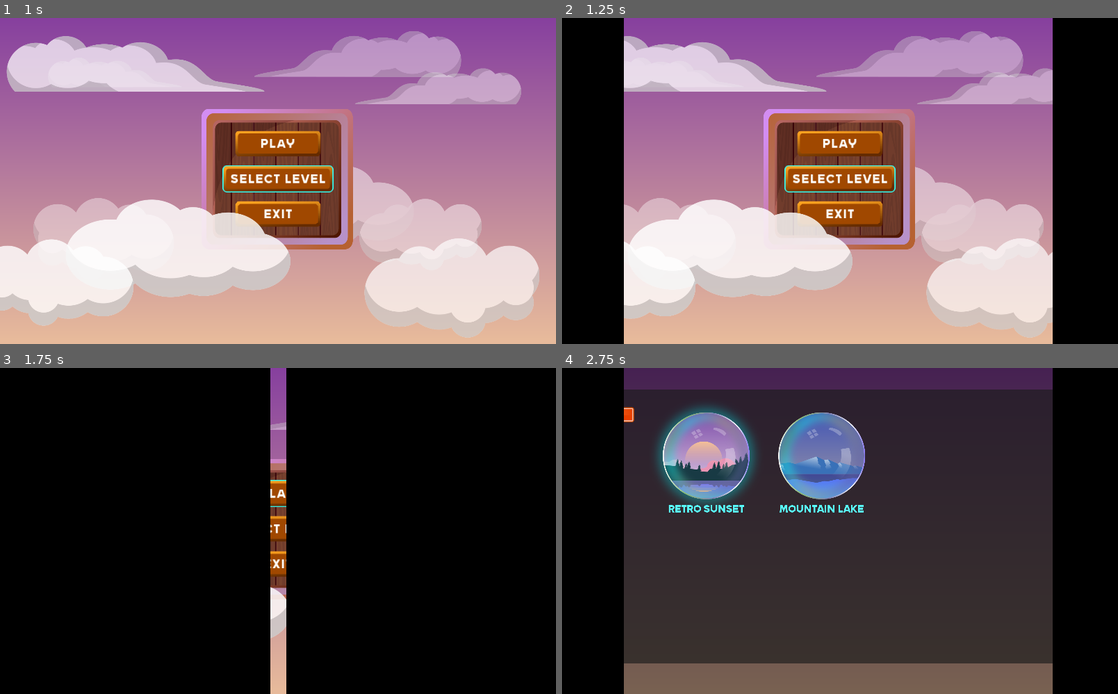
Above: before the commit, frames 1-4 (two rows, left to right).
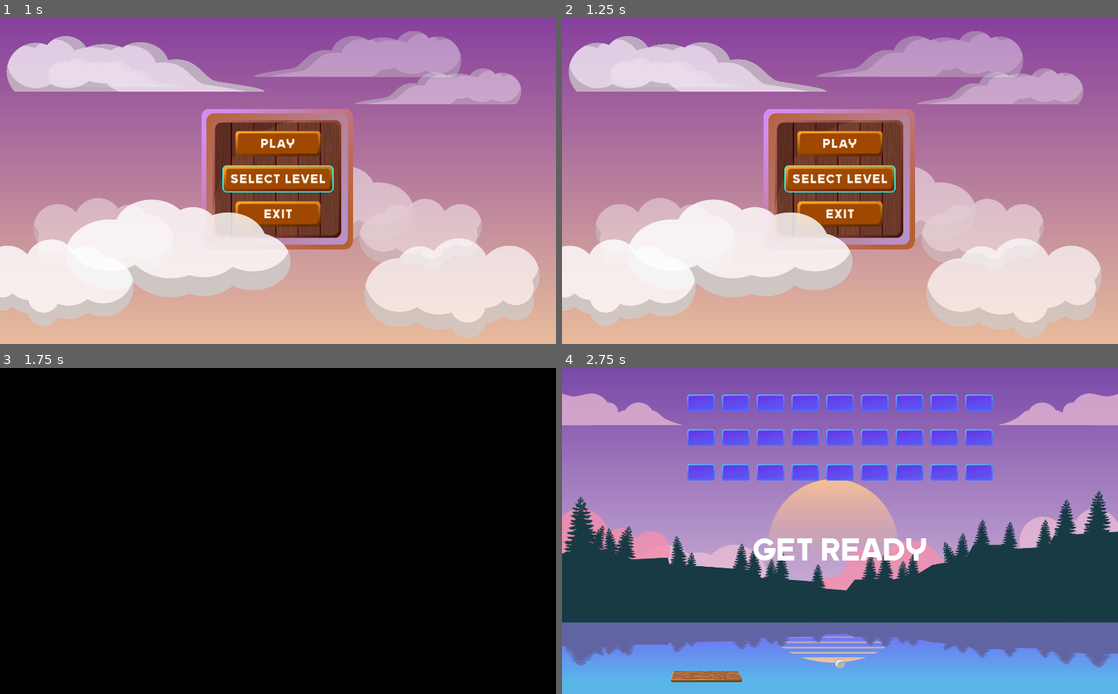
Above: after the commit, the same moments.

Repository: gruntworks/breakout
Game: Godot game, scene res://scenes/MainMenu.tscn
Two runs of this game, one before a commit and one after it. Both use one fixed random seed, a clock stepped at 60 frames per second and the inputs below. Sound files missing from this copy of the repository are replaced by a short silence.
Inputs:
- Up to frame 1 (1 s): click "SELECT LEVEL" at 0.5 s
- Up to frame 2 (1.25 s): no input
- Up to frame 3 (1.75 s): click "PLAY" at 1.25 s
- Up to frame 4 (2.75 s): click "Retro Sunset" at 2 s

Frame 1 is identical in both runs. In frame 2, 23% of the frame differs, in the area x 0-100%, y 0-100%; in frame 3, 2.9%; in frame 4, 100%.

Commit message:
Changes scenes, transition shader and player movement

Diff:
--- a/scenes/Fade.tscn
+++ b/autoload/Fade.tscn
@@ -1,6 +1,6 @@
 [gd_scene load_steps=5 format=2]
 
-[ext_resource path="res://assets/shaders/masks/transitionSampler.png" type="Texture" id=1]
+[ext_resource path="res://assets/shaders/masks/transitionSampler2.png" type="Texture" id=1]
 [ext_resource path="res://scripts/fade_in.gd" type="Script" id=2]
 [ext_resource path="res://assets/shaders/scene_transition.shader" type="Shader" id=3]
 
--- a/project.godot
+++ b/project.godot
@@ -23,6 +23,7 @@
 
 JUKEBOX="*res://autoload/MusicController.tscn"
 LOADER="*res://autoload/scene_loader.gd"
+FADE="*res://autoload/Fade.tscn"
 
 [display]
 
--- a/scenes/GameMenu.tscn
+++ b/scenes/GameMenu.tscn
@@ -1,8 +1,7 @@
-[gd_scene load_steps=10 format=2]
+[gd_scene load_steps=9 format=2]
 
 [ext_resource path="res://assets/button_background.png" type="Texture" id=1]
 [ext_resource path="res://assets/button_background_hover.png" type="Texture" id=2]
-[ext_resource path="res://scenes/Fade.tscn" type="PackedScene" id=3]
 [ext_resource path="res://assets/Steinberg.ttf" type="DynamicFontData" id=4]
 [ext_resource path="res://scripts/game_over_menu.gd" type="Script" id=5]
 [ext_resource path="res://assets/sound/select_click.wav" type="AudioStream" id=6]
@@ -189,8 +188,6 @@
 custom_colors/font_outline_modulate = Color( 0.388235, 0.945098, 1, 1 )
 text = "LEVEL CLEARED"
 
-[node name="Fade" parent="." instance=ExtResource( 3 )]
-
 [node name="ButtonHoverAudio" type="AudioStreamPlayer" parent="."]
 pause_mode = 2
 stream = ExtResource( 7 )
--- a/scenes/LevelSelect.tscn
+++ b/scenes/LevelSelect.tscn
@@ -11,7 +11,6 @@
 [ext_resource path="res://scripts/level_select.gd" type="Script" id=9]
 [ext_resource path="res://assets/sound/retro_hover.wav" type="AudioStream" id=10]
 [ext_resource path="res://assets/sound/select_click.wav" type="AudioStream" id=11]
-[ext_resource path="res://scenes/Fade.tscn" type="PackedScene" id=12]
 
 [sub_resource type="DynamicFont" id=1]
 size = 49
@@ -134,8 +133,6 @@
 "_edit_use_anchors_": false
 }
 
-[node name="Fade" parent="." instance=ExtResource( 12 )]
-
 [node name="Audio" type="Node" parent="."]
 
 [node name="ButtonHoverAudio" type="AudioStreamPlayer" parent="Audio"]
@@ -145,5 +142,3 @@
 stream = ExtResource( 11 )
 [connection signal="mouse_entered" from="BackButton" to="." method="_on_BackButton_mouse_entered"]
 [connection signal="pressed" from="BackButton" to="." method="_on_BackButton_pressed"]
-
-[editable path="Fade"]
--- a/scenes/Main.tscn
+++ b/scenes/Main.tscn
@@ -7,7 +7,6 @@
 [ext_resource path="res://assets/sound/brick_hit.wav" type="AudioStream" id=5]
 [ext_resource path="res://scripts/main.gd" type="Script" id=6]
 [ext_resource path="res://assets/sound/wall_hit.wav" type="AudioStream" id=7]
-[ext_resource path="res://scenes/Fade.tscn" type="PackedScene" id=8]
 
 [sub_resource type="DynamicFont" id=1]
 size = 60
@@ -57,8 +56,6 @@
 "_edit_use_anchors_": false
 }
 
-[node name="Fade" parent="." instance=ExtResource( 8 )]
-
 [node name="Audio" type="Node2D" parent="."]
 
 [node name="HitBrick" type="AudioStreamPlayer2D" parent="Audio"]
@@ -68,5 +65,3 @@
 stream = ExtResource( 7 )
 [connection signal="timeout" from="CountdownTimer" to="." method="_on_CountdownTimer_timeout"]
 [connection signal="out_of_screen" from="Ball" to="." method="_on_Ball_out_of_screen"]
-
-[editable path="Fade"]
--- a/scenes/MainMenu.tscn
+++ b/scenes/MainMenu.tscn
@@ -8,7 +8,6 @@
 [ext_resource path="res://assets/Steinberg.ttf" type="DynamicFontData" id=6]
 [ext_resource path="res://assets/button2_background.png" type="Texture" id=7]
 [ext_resource path="res://assets/button2_background_hover.png" type="Texture" id=8]
-[ext_resource path="res://scenes/Fade.tscn" type="PackedScene" id=9]
 [ext_resource path="res://assets/sound/retro_hover.wav" type="AudioStream" id=10]
 [ext_resource path="res://assets/sound/select_click.wav" type="AudioStream" id=11]
 [ext_resource path="res://assets/backgrounds/menuBackground.png" type="Texture" id=12]
@@ -184,8 +183,6 @@
 "_edit_use_anchors_": false
 }
 
-[node name="Fade" parent="." instance=ExtResource( 9 )]
-
 [node name="Audio" type="Node2D" parent="."]
 
 [node name="ButtonHover" type="AudioStreamPlayer" parent="Audio"]
@@ -200,5 +197,3 @@
 [connection signal="pressed" from="MenuControl/CenterContainer/VBoxContainer/LevelSelect" to="." method="_on_LevelSelect_pressed"]
 [connection signal="mouse_entered" from="MenuControl/CenterContainer/VBoxContainer/Exit" to="." method="_on_Button_mouse_entered"]
 [connection signal="pressed" from="MenuControl/CenterContainer/VBoxContainer/Exit" to="." method="_on_Exit_Button_pressed"]
-
-[editable path="Fade"]
--- a/scripts/ball.gd
+++ b/scripts/ball.gd
@@ -14,7 +14,7 @@
 		if collision:
 			var reflect = collision.remainder.bounce(collision.normal)
 			direction = direction.bounce(collision.normal)
-			move_and_collide(reflect)
+			var _velocity = move_and_collide(reflect)
 			if(collision.collider.name == "Walls" || collision.collider.name == "Player"):
 				$BallHitAudio.play()
 			if(collision and collision.collider.has_method("destroyItem")):
--- a/scripts/fade_in.gd
+++ b/scripts/fade_in.gd
@@ -1,9 +1,10 @@
 extends CanvasLayer
 
 func fade_in() -> void:
-	$tween.interpolate_property($TransitionShader.material, "shader_param/cutoff", 0.0, 1.0, 1.0, Tween.TRANS_LINEAR, Tween.EASE_OUT)
+	yield(get_tree().create_timer(0.3), "timeout")
+	$tween.interpolate_property($TransitionShader.material, "shader_param/cutoff", 0.0, 1.0, 0.8, Tween.TRANS_LINEAR, Tween.EASE_IN_OUT)
 	$tween.start()
 
 func fade_out() -> void:
-	$tween.interpolate_property($TransitionShader.material, "shader_param/cutoff", 1.0, 0.0, 0.7, Tween.TRANS_LINEAR, Tween.EASE_OUT)
+	$tween.interpolate_property($TransitionShader.material, "shader_param/cutoff", 1.0, 0.0, 0.5, Tween.TRANS_LINEAR, Tween.EASE_OUT)
 	$tween.start()
--- a/scripts/game_over_menu.gd
+++ b/scripts/game_over_menu.gd
@@ -20,8 +20,8 @@
 
 func _on_PlayAgainButton_pressed() -> void:
 	yield($ButtonClickAudio, "finished")
-	$Fade.fade_out()
-	yield($Fade/tween, "tween_completed")
+	FADE.fade_out()
+	yield(FADE.get_node("tween"), "tween_completed")
 	if get_tree().reload_current_scene() != OK:
 		print("Current Scene reload failed")
 
@@ -32,13 +32,16 @@
 
 func _on_MainMenuButton_pressed() -> void:
 	yield($ButtonClickAudio, "finished")
+	FADE.fade_out()
+	yield(FADE.get_node("tween"), "tween_completed")
 	if get_tree().change_scene("res://scenes/MainMenu.tscn") != OK:
 		print("Main Menu scene load failed")
+	FADE.fade_in()
 
 func _on_NextLevelButton_pressed() -> void:
 	yield($ButtonClickAudio, "finished")
-	$Fade.fade_out()
-	yield($Fade/tween, "tween_completed")
+	FADE.fade_out()
+	yield(FADE.get_node("tween"), "tween_completed")
 	get_parent().to_next_level()
 
 func _on_menu_button_hover(_button) -> void:
--- a/scripts/level_select.gd
+++ b/scripts/level_select.gd
@@ -1,7 +1,7 @@
 extends Control
 
 func _ready() -> void:
-	$Fade.fade_in()
+	FADE.fade_in()
 	for level in get_tree().get_nodes_in_group("level_select"):
 		level.connect("mouse_entered", self, "_on_level_bubble_hover", [level])
 		level.connect("pressed", self, "_on_level_bubble_click", [level])
@@ -10,8 +10,8 @@
 	LOADER.current_level = int(level.name)
 	$Audio/ButtonClickAudio.play()
 	yield($Audio/ButtonClickAudio, "finished")
-	$Fade.fade_out()
-	yield($Fade/tween, "tween_completed")
+	FADE.fade_out()
+	yield(FADE.get_node("tween"), "tween_completed")
 
 	if get_tree().change_scene("res://scenes/Main.tscn") != OK:
 		print("Main scene load failed")
--- a/scripts/main.gd
+++ b/scripts/main.gd
@@ -5,7 +5,7 @@
 var start_countdown: int = 3
 
 func _ready() -> void:
-	$Fade.fade_in()
+	FADE.fade_in()
 	$Levels.add_child(LOADER.get_level())
 	Input.set_mouse_mode(Input.MOUSE_MODE_HIDDEN)
 	game_running = false
@@ -45,8 +45,8 @@
 	game_over = false
 	Input.set_mouse_mode(Input.MOUSE_MODE_HIDDEN)
 	$GameMenu.hide_menu()
-	$GameMenu/Fade.fade_in()
-	yield($GameMenu/Fade/tween, "tween_completed")
+	FADE.fade_in()
+	yield(FADE.get_node("tween"), "tween_completed")
 	$CountdownTimer.start()
 	$CountdownLabel.show()
 
--- a/scripts/main_menu.gd
+++ b/scripts/main_menu.gd
@@ -15,8 +15,8 @@
 func _on_PlayButton_pressed() -> void:
 	$Audio/ButtonClick.play()
 	yield($Audio/ButtonClick, "finished")
-	$Fade.fade_out()
-	yield($Fade/tween, "tween_completed")
+	FADE.fade_out()
+	yield(FADE.get_node("tween"), "tween_completed")
 	if get_tree().change_scene("res://scenes/Main.tscn") != OK:
 		print("Main scene load failed")
 
@@ -42,7 +42,7 @@
 func _on_LevelSelect_pressed() -> void:
 	$Audio/ButtonClick.play()
 	yield($Audio/ButtonClick, "finished")
-	$Fade.fade_out()
-	yield($Fade/tween,"tween_completed")
+	FADE.fade_out()
+	yield(FADE.get_node("tween"), "tween_completed")
 	if get_tree().change_scene("res://scenes/LevelSelect.tscn") != OK:
 		print("Level Select scene failed to load")
--- a/scripts/player.gd
+++ b/scripts/player.gd
@@ -10,6 +10,13 @@
 var player_start_limit: float
 var player_end_limit: float
 
+#JUMPING VARIABLES
+
+const GRAVITY = 1000
+const JUMP_FORCE = 500
+var speed_y: float = 0
+var is_jumping: bool = false
+
 func _ready() -> void:
 	speed = 600
 	player_size = $Sprite.texture.get_size()
@@ -19,7 +26,7 @@
 	player_start_limit = player_size.x * player_scale.x / 2
 	player_end_limit =  get_viewport_rect().size.x - player_size.x * player_scale.x / 2
 
-func _process(delta) -> void:
+func _physics_process(delta) -> void:
 	if not get_parent().game_over:
 		# ARROW MOVEMENT
 #		var velocity: Vector2 = Vector2()
@@ -36,5 +43,21 @@
 		position.x = get_viewport().get_mouse_position().x
 #		# Dont allow player to exit the screen on x axis
 		position.x = clamp(position.x, player_start_limit, player_end_limit)
-		# Keep the Y position always the same
-		position.y = player_y_pos
+
+		#JUMPING
+
+		if is_jumping:
+			position.y += speed_y * delta
+			speed_y += GRAVITY * delta
+
+		# Bottom Y limit for the player
+			if position.y >= player_y_pos:
+				position.y = player_y_pos
+				is_jumping = false
+
+
+func _input(event):
+	if event is InputEventMouseButton:
+		if event.button_index == BUTTON_LEFT and event.pressed and not is_jumping:
+			speed_y = -JUMP_FORCE
+			is_jumping = true
Binary file added: assets/shaders/masks/mask2.png
Not shown, added: assets/shaders/masks/mask2.png.import
Binary file added: assets/shaders/masks/transitionSampler2.png
Not shown, added: assets/shaders/masks/transitionSampler2.png.import
Not shown: 1 places in scenes/GameMenu.tscn that only renumber resources
Not shown: 1 places in scenes/LevelSelect.tscn that only renumber resources
Not shown: 1 places in scenes/Main.tscn that only renumber resources
Not shown: 1 places in scenes/MainMenu.tscn that only renumber resources
